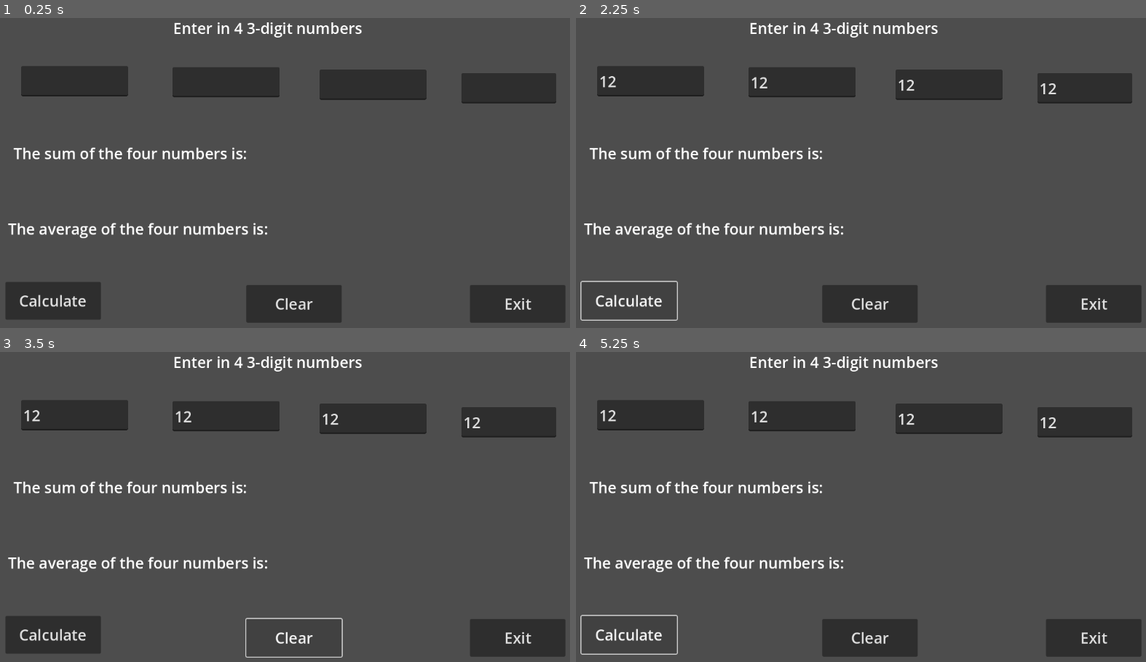
Above: before the commit, frames 1-4 (two rows, left to right).
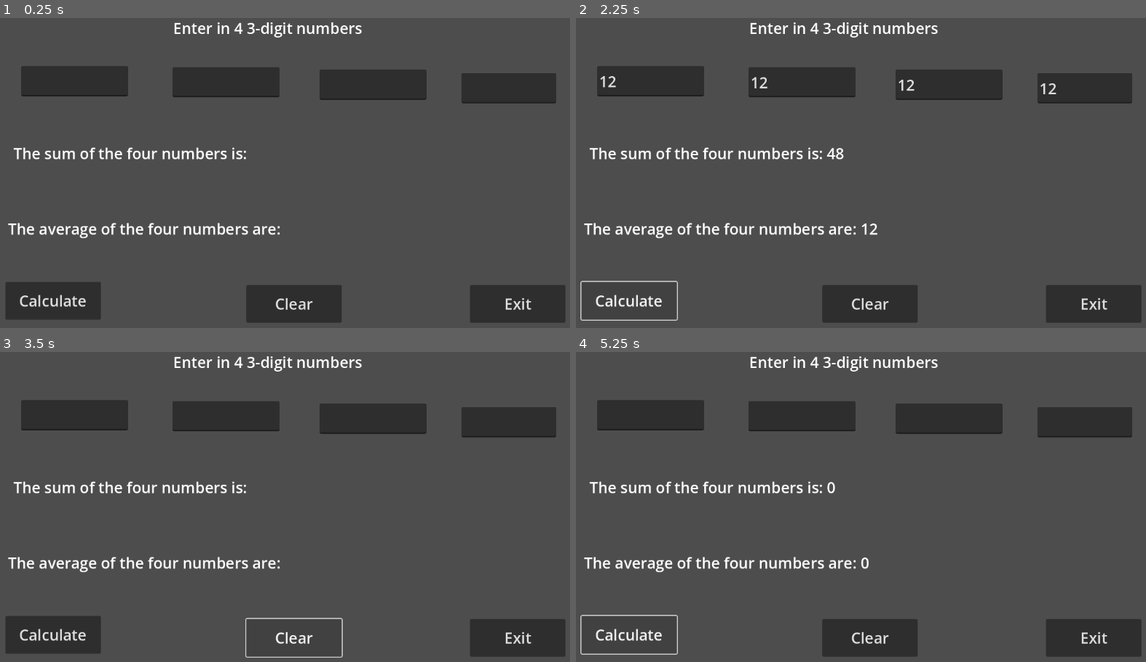
Above: after the commit, the same moments.

Repository: TrevorBeed/Game-Design-II
Game: Godot game, scene res://prog_54b.tscn
Two runs of this game, one before a commit and one after it. Both use one fixed random seed, a clock stepped at 60 frames per second and the inputs below. The project has no main scene, so this scene is started directly.
Inputs (mouse positions are in pixels of both pictures, inside the frame that each line leads up to):
- Up to frame 1 (0.25 s): no input
- Up to frame 2 (2.25 s): click (650, 80) at 0.52 s; type "12" at 0.6 s; click (804, 83) at 0.75 s; type "12" at 0.83 s; click (946, 86) at 0.98 s; type "12" at 1.07 s; click (1083, 89) at 1.27 s; type "12" at 1.35 s; click "Calculate" at 2 s
- Up to frame 3 (3.5 s): click "Clear" at 2.75 s
- Up to frame 4 (5.25 s): click "Calculate" at 3.5 s; click "Clear" at 4.25 s; click "Calculate" at 5 s

The runs differ from the first frame. In frame 1, less than 0.1% of the frame differs, in the area x 44-50%, y 66-71%; in frame 2, 0.2%; in frame 3, 0.3%; in frame 4, 0.3%, in the area x 4-85%, y 18-71%.

Commit message:
prog stuff

Diff:
--- /dev/null
+++ b/prog_54b.gd
@@ -0,0 +1,26 @@
+extends Control
+
+
+
+func _on_btn_calc_pressed():
+	var num1 = int($le1.text)
+	var num2 = int($le2.text)
+	var num3 = int($le3.text)
+	var num4 = int($le4.text)
+	var sum = num1 + num2 + num3 + num4
+	var avg = sum / 4.0
+	$lblSum.text = "The sum of the four numbers is: " + str(sum)
+	$lblAvarage.text = "The average of the four numbers are: " + str(avg)
+
+
+func _on_btn_clear_pressed():
+	$le1.text = ""
+	$le2.text = ""
+	$le3.text = ""
+	$le4.text = ""
+	$lblSum.text = "The sum of the four numbers is: "
+	$lblAvarage.text = "The average of the four numbers are: "
+
+
+func _on_btn_exit_pressed():
+	get_tree().quit()
--- a/prog_54b.tscn
+++ b/prog_54b.tscn
@@ -1,6 +1,7 @@
-[gd_scene load_steps=2 format=3 uid="uid://dci6ipp8gdb8h"]
+[gd_scene load_steps=3 format=3 uid="uid://dci6ipp8gdb8h"]
 
 [ext_resource type="Theme" uid="uid://cy0vw4fea4hnt" path="res://basictheme.tres" id="1_ch5ir"]
+[ext_resource type="Script" path="res://prog_54b.gd" id="1_vfyqo"]
 
 [node name="Prog54b" type="Control"]
 layout_mode = 3
@@ -9,6 +10,7 @@
 anchor_bottom = 1.0
 grow_horizontal = 2
 grow_vertical = 2
+script = ExtResource("1_vfyqo")
 
 [node name="btnCalc" type="Button" parent="."]
 layout_mode = 0
@@ -53,7 +55,7 @@
 offset_right = 635.0
 offset_bottom = 532.0
 theme = ExtResource("1_ch5ir")
-text = "The average of the four numbers is:"
+text = "The average of the four numbers are:"
 
 [node name="lblAvarage2" type="Label" parent="."]
 layout_mode = 0
@@ -97,3 +99,7 @@
 offset_right = 1109.0
 offset_bottom = 200.0
 theme = ExtResource("1_ch5ir")
+
+[connection signal="pressed" from="btnCalc" to="." method="_on_btn_calc_pressed"]
+[connection signal="pressed" from="btnClear" to="." method="_on_btn_clear_pressed"]
+[connection signal="pressed" from="btnExit" to="." method="_on_btn_exit_pressed"]
--- /dev/null
+++ b/prog_54c.gd
@@ -0,0 +1,21 @@
+extends Control
+
+
+
+func _on_btn_calc_pressed():
+	var rad = int($L1.text)
+	var pi = 3.14159
+	var circ = 2 * pi * rad
+	var area = pi * rad**2
+	$lblCirc.text = "Circumfrance is: " + str(circ)
+	$lblArea.text = "Area is: " + str(area)
+
+
+func _on_btn_clear_pressed():
+	$lblCirc.text = ""
+	$lblArea.text = ""
+	$l1.text = ""
+
+
+func _on_btn_exit_pressed():
+	get_tree().quit()
--- /dev/null
+++ b/prog_54c.tscn
@@ -0,0 +1,79 @@
+[gd_scene load_steps=3 format=3 uid="uid://cnuwhv2x8p2e"]
+
+[ext_resource type="Theme" uid="uid://cy0vw4fea4hnt" path="res://basictheme.tres" id="1_hsc4s"]
+[ext_resource type="Script" path="res://prog_54c.gd" id="1_njtr0"]
+
+[node name="Prog_54c" type="Control"]
+layout_mode = 3
+anchors_preset = 15
+anchor_right = 1.0
+anchor_bottom = 1.0
+grow_horizontal = 2
+grow_vertical = 2
+script = ExtResource("1_njtr0")
+
+[node name="Label" type="Label" parent="."]
+layout_mode = 0
+offset_left = 59.0
+offset_top = 31.0
+offset_right = 192.0
+offset_bottom = 87.0
+theme = ExtResource("1_hsc4s")
+text = "Radious"
+
+[node name="btnCalc" type="Button" parent="."]
+layout_mode = 0
+offset_left = 36.0
+offset_top = 523.0
+offset_right = 237.0
+offset_bottom = 602.0
+theme = ExtResource("1_hsc4s")
+text = "Calculate"
+
+[node name="btnClear" type="Button" parent="."]
+layout_mode = 0
+offset_left = 478.0
+offset_top = 509.0
+offset_right = 679.0
+offset_bottom = 588.0
+theme = ExtResource("1_hsc4s")
+text = "Clear"
+
+[node name="btnExit" type="Button" parent="."]
+layout_mode = 0
+offset_left = 894.0
+offset_top = 509.0
+offset_right = 1095.0
+offset_bottom = 588.0
+theme = ExtResource("1_hsc4s")
+text = "Exit"
+
+[node name="L1" type="LineEdit" parent="."]
+layout_mode = 0
+offset_left = 199.0
+offset_top = 33.0
+offset_right = 420.0
+offset_bottom = 83.0
+theme = ExtResource("1_hsc4s")
+
+[node name="lblCirc" type="Label" parent="."]
+layout_mode = 0
+offset_left = 36.0
+offset_top = 147.0
+offset_right = 535.0
+offset_bottom = 201.0
+theme = ExtResource("1_hsc4s")
+text = "Circumfrance is: "
+
+[node name="lblArea" type="Label" parent="."]
+layout_mode = 0
+offset_left = 41.0
+offset_top = 214.0
+offset_right = 540.0
+offset_bottom = 268.0
+theme = ExtResource("1_hsc4s")
+text = "Area is: "
+
+[connection signal="pressed" from="btnCalc" to="." method="_on_btn_calc_pressed"]
+[connection signal="pressed" from="btnClear" to="." method="_on_btn_clear_pressed"]
+[connection signal="pressed" from="btnExit" to="." method="_on_btn_exit_pressed"]
